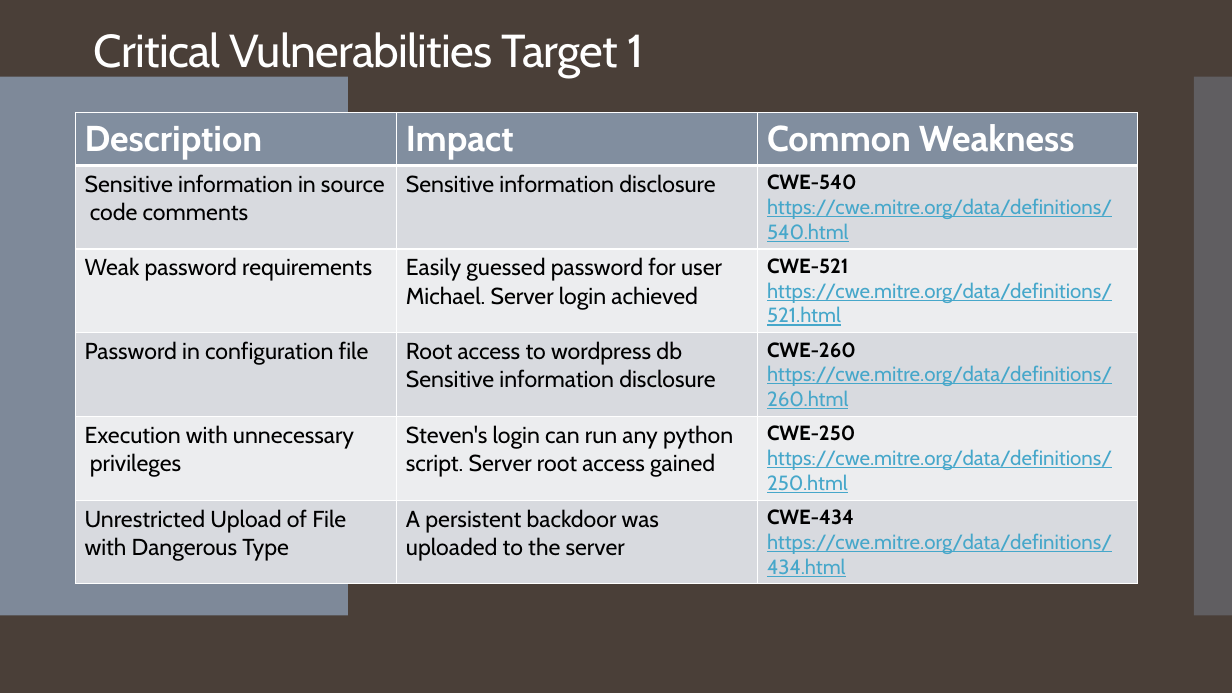
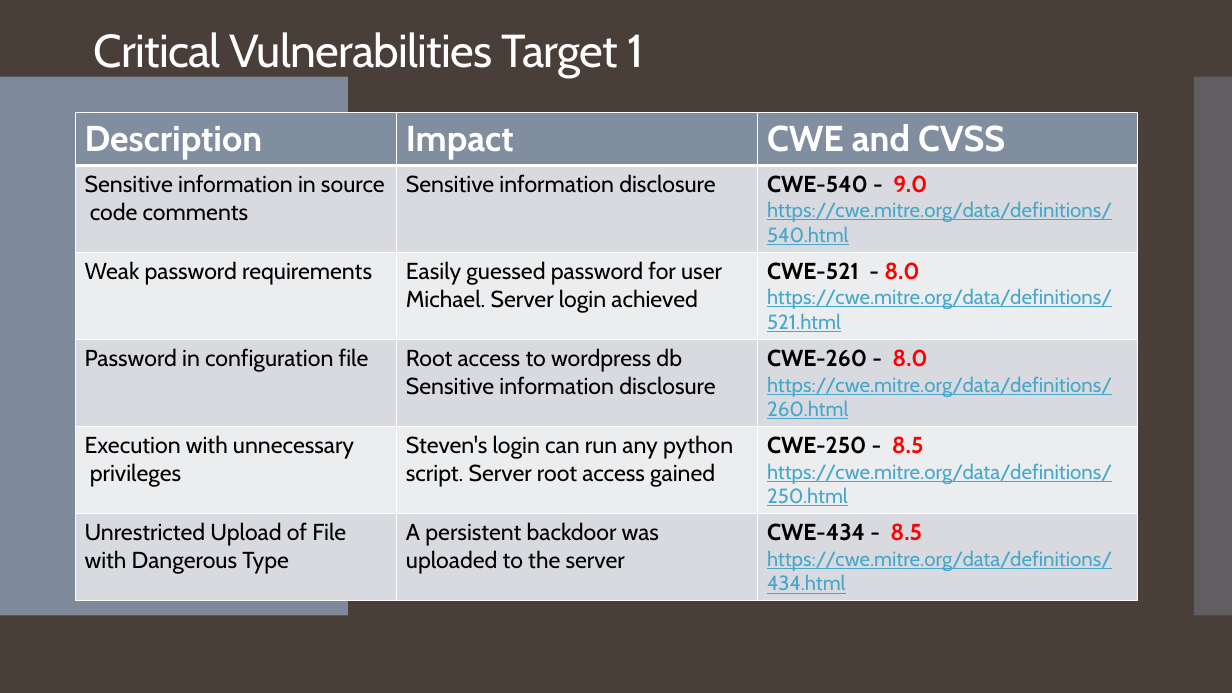
Before and after one commit to forrestaj64/Vulnerabilities-Attack-Defend-Remediate, a slide deck: slide 4 of Overview-Presentation.pptx. Drawn at 1232x693 pixels with LibreOffice and Linux fonts; fonts in the diff are those of the drawing. Boxes give left, top, right and bottom in pixels: in the first picture for what was removed or moved away, otherwise in the second. Text is boxed around its words. In the diff, an @@ line names an element or a change of style, - is before the commit and + after.

```diff
--- a/Overview-Presentation.pptx
+++ b/Overview-Presentation.pptx
@@ table at (76,113,1139,598) @@
-row 1, column 3: Common Weakness
+row 1, column 3: CWE and CVSS
-row 2, column 3: CWE-540 / https://cwe.mitre.org/data/definitions/540.html
+row 2, column 3: CWE-540 - 9.0 / https://cwe.mitre.org/data/definitions/540.html
-row 3, column 3: CWE-521 / https://cwe.mitre.org/data/definitions/521.html
+row 3, column 3: CWE-521 - 8.0 / https://cwe.mitre.org/data/definitions/521.html
-row 4, column 3: CWE-260 / https://cwe.mitre.org/data/definitions/260.html
+row 4, column 3: CWE-260 - 8.0 / https://cwe.mitre.org/data/definitions/260.html
-row 5, column 3: CWE-250 / https://cwe.mitre.org/data/definitions/250.html
+row 5, column 3: CWE-250 - 8.5 / https://cwe.mitre.org/data/definitions/250.html
-row 6, column 3: CWE-434 / https://cwe.mitre.org/data/definitions/434.html
+row 6, column 3: CWE-434 - 8.5 / https://cwe.mitre.org/data/definitions/434.html
```
Also in this commit, not shown: 1 other slide changed.
